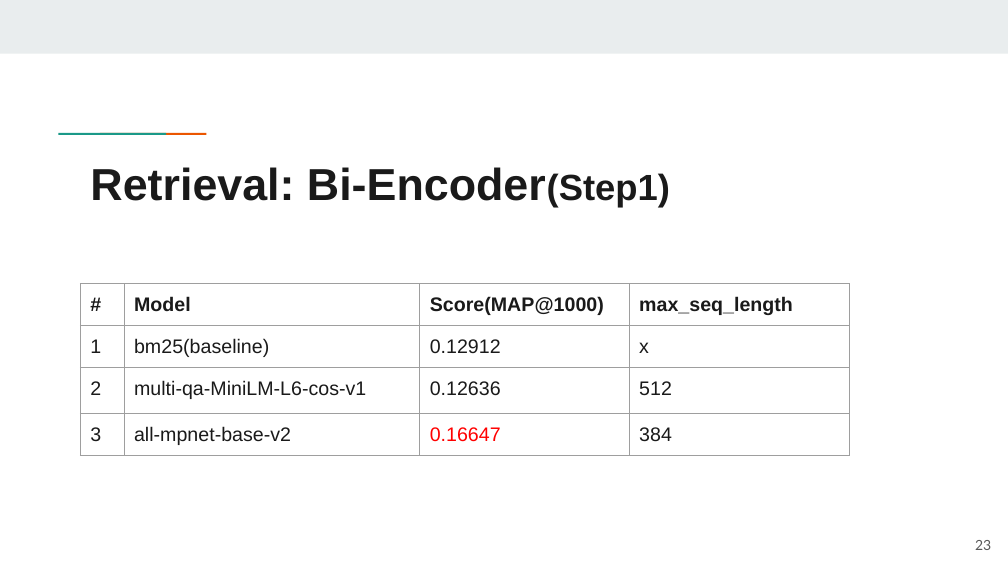
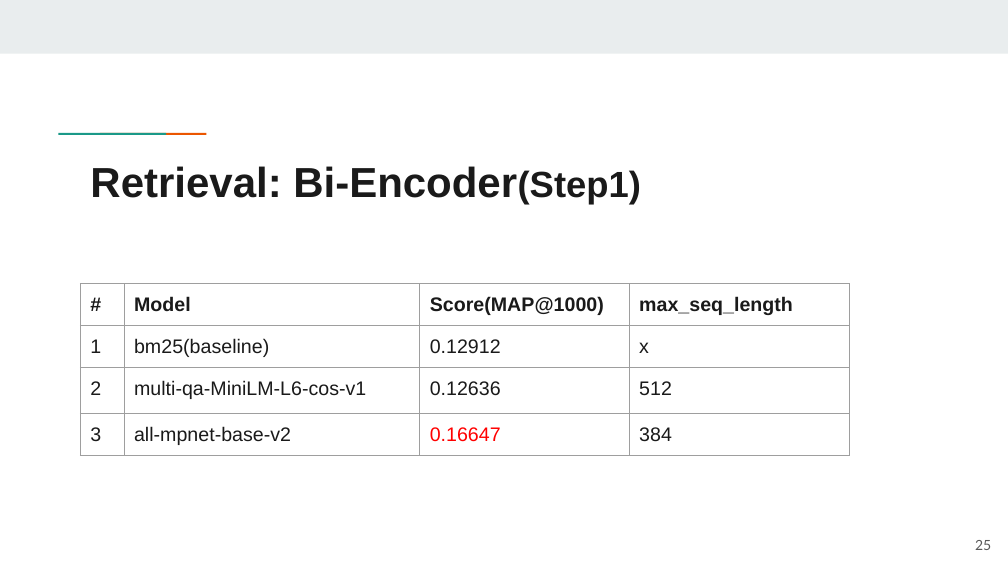
Before and after one commit to jackyh1999/NTUST, a slide deck: slide 25 of IR資訊檢索_第9組_FinalProject.pptx (slide 23 before the commit). Drawn at 1008x567 pixels with LibreOffice and Linux fonts; fonts in the diff are those of the drawing. Boxes give left, top, right and bottom in pixels: in the first picture for what was removed or moved away, otherwise in the second. Text is boxed around its words. In the diff, an @@ line names an element or a change of style, - is before the commit and + after.

```diff
--- a/IR資訊檢索_第9組_FinalProject.pptx
+++ b/IR資訊檢索_第9組_FinalProject.pptx
@@ title "Retrieval: Bi-Encoder(Step1)" at (90,166,641,204): size 32 to 30 pt in "Retrieval: Bi-Encoder(Step1)" @@
@@ page number at (975,540,991,550): text changed @@
-23
+25
```
Also in this commit, not shown: 17 other slides changed, 1 slide added, 1 slide removed.
